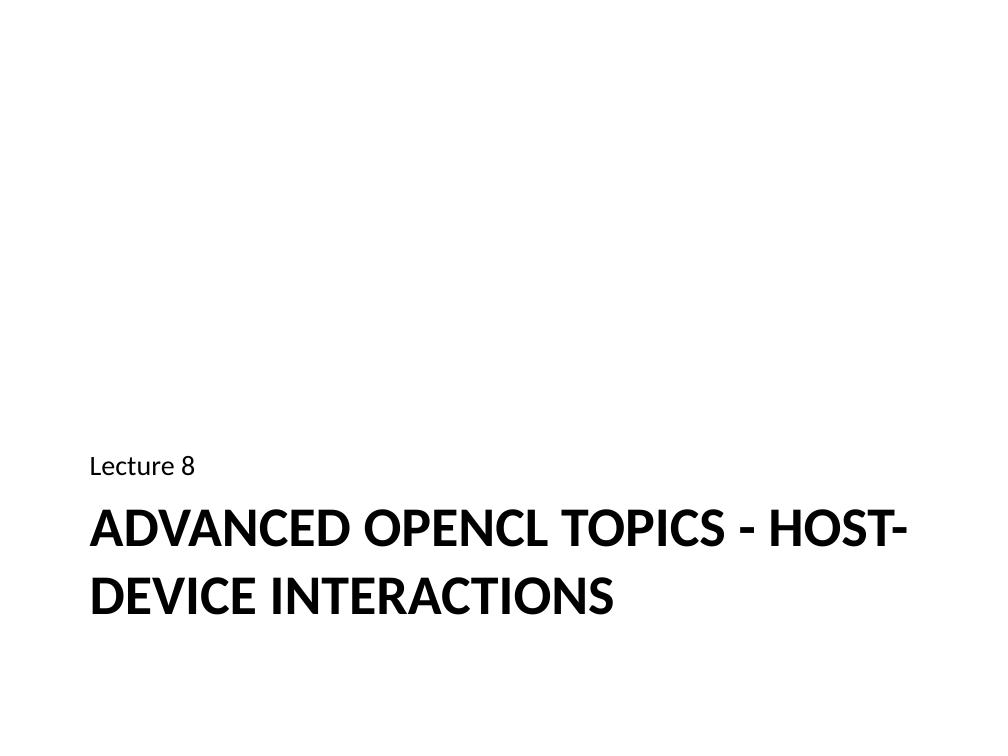
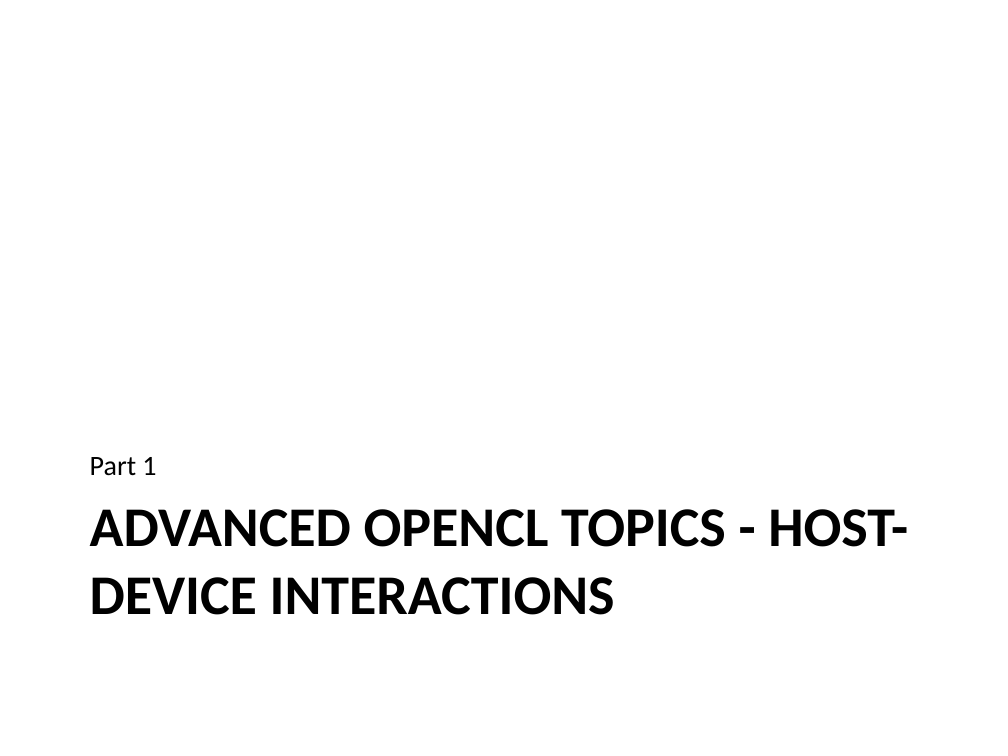
Before and after one commit to UoB-HPC/opencl-training-code, a slide deck: slide 1 of slides/advanced_part1.pptx. Drawn at 1008x756 pixels with LibreOffice and Linux fonts; fonts in the diff are those of the drawing. Boxes give left, top, right and bottom in pixels: in the first picture for what was removed or moved away, otherwise in the second. Text is boxed around its words. In the diff, an @@ line names an element or a change of style, - is before the commit and + after.

Commit message:
General updates to part 1

```diff
--- a/slides/advanced_part1.pptx
+++ b/slides/advanced_part1.pptx
@@ text at bbox=[90, 457, 156, 476]: text changed @@
-Lecture 8
+Part 1
```
Also in this commit, not shown: 8 other slides changed, 1 slide added.
